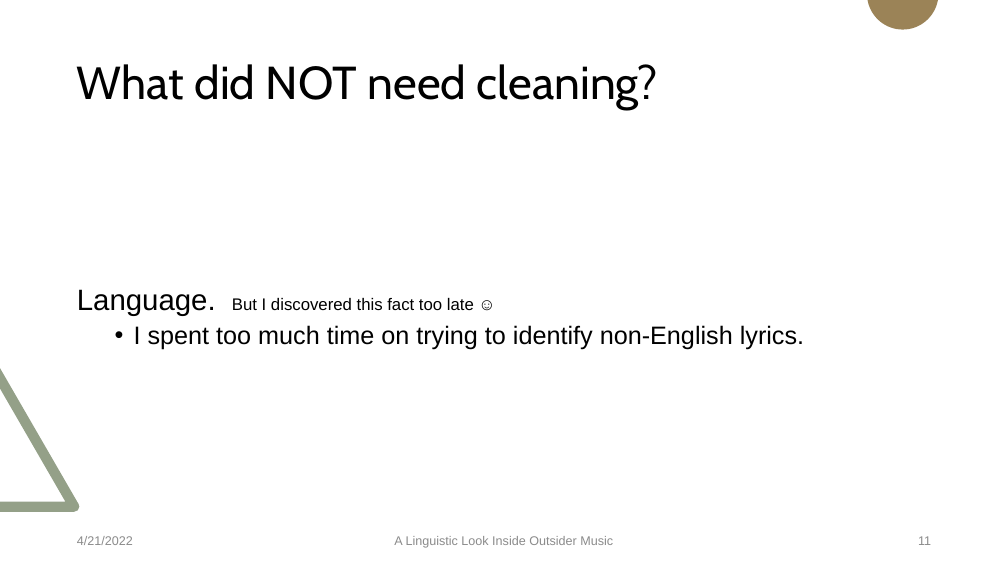
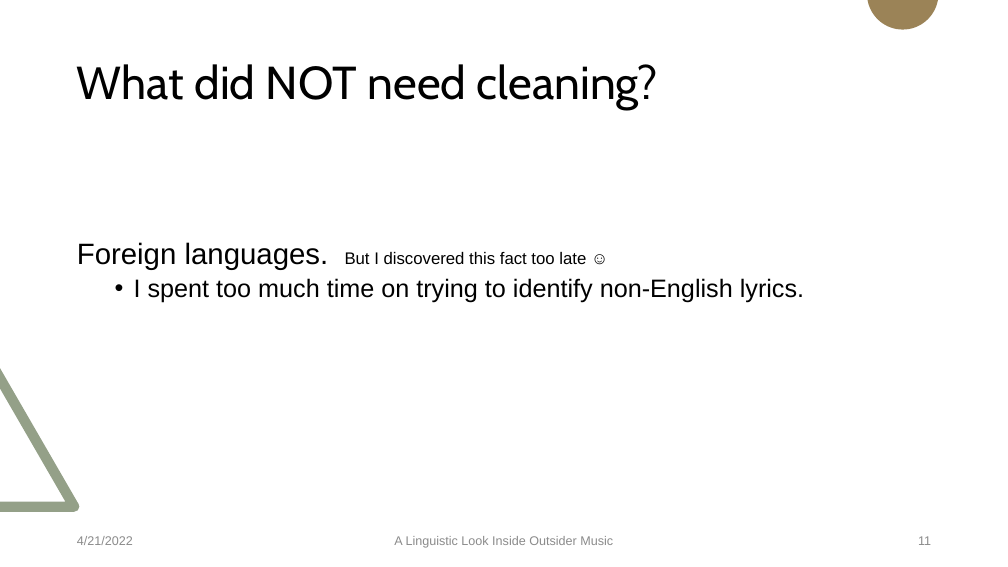
Before and after one commit to Data-Science-for-Linguists-2022/Outsider-Music-Linguistic-Analysis, a slide deck: slide 11 of presentation_4_20_22.pptx. Drawn at 1008x567 pixels with LibreOffice and Linux fonts; fonts in the diff are those of the drawing. Boxes give left, top, right and bottom in pixels: in the first picture for what was removed or moved away, otherwise in the second. Text is boxed around its words. In the diff, an @@ line names an element or a change of style, - is before the commit and + after.

```diff
--- a/presentation_4_20_22.pptx
+++ b/presentation_4_20_22.pptx
@@ text "Foreign languages. But I discovered ...": place and size @@
-text "Foreign languages. But I discovered ..." at [77, 289, 804, 349]
+text "Foreign languages. But I discovered ..." at [77, 242, 804, 303]
@@ text at [77, 242, 586, 270]: text changed @@
-Language. But I discovered this fact too late ☺
+Foreign languages. But I discovered this fact too late ☺
```
Also in this commit, not shown: 2 other slides changed, 1 slide added, 3 slides removed.
